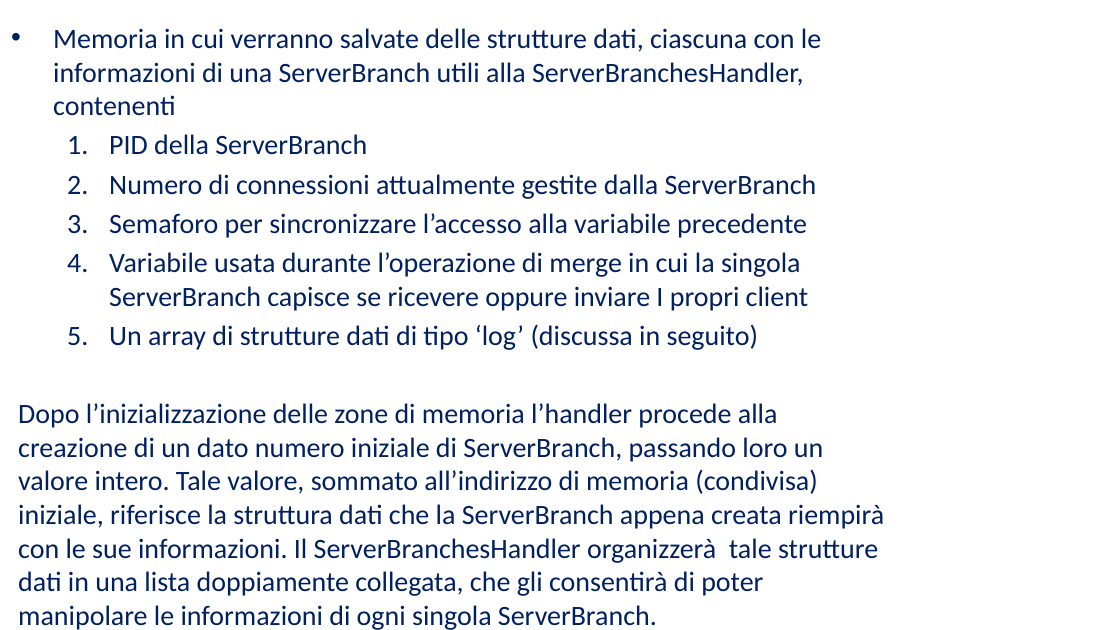
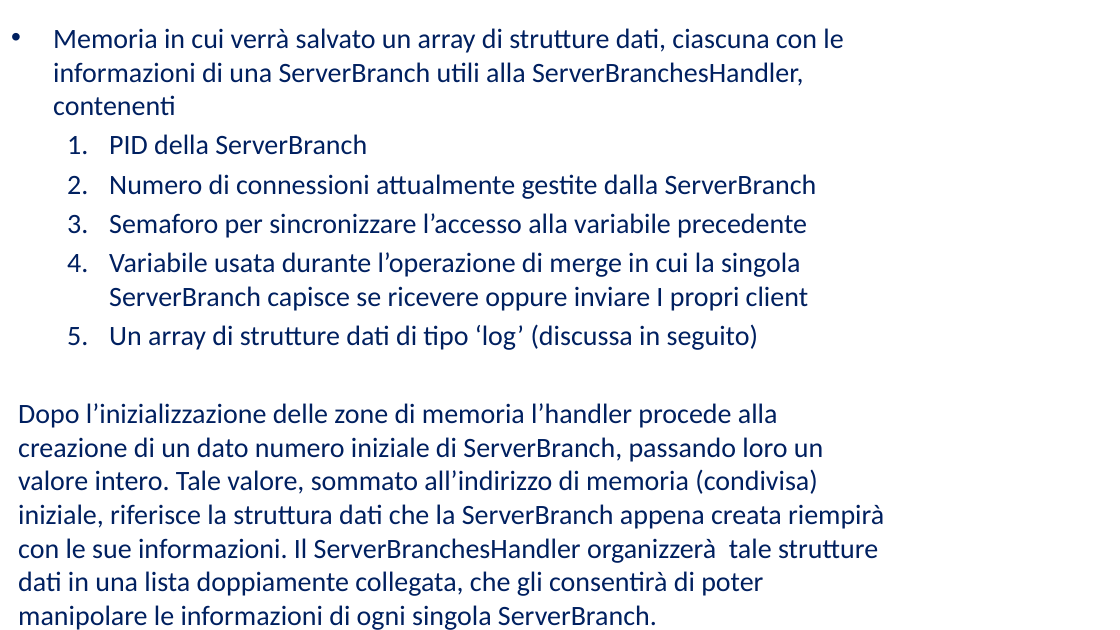
Before and after one commit to UltraLe/ServerWeb, a slide deck: slide 5 of RelazioneIIW.pptx. Drawn at 1120x630 pixels with LibreOffice and Linux fonts; fonts in the diff are those of the drawing; background and template pictures are left out. Boxes give left, top, right and bottom in pixels: in the first picture for what was removed or moved away, otherwise in the second. Text is boxed around its words. In the diff, an @@ line names an element or a change of style, - is before the commit and + after.

```diff
--- a/RelazioneIIW.pptx
+++ b/RelazioneIIW.pptx
@@ text at bbox=[53, 28, 843, 116]: text changed @@
-• Memoria in cui verranno salvate delle strutture dati, ciascuna con le informazioni di una ServerBranch utili alla ServerBranchesHandler, contenenti
+• Memoria in cui verrà salvato un array di strutture dati, ciascuna con le informazioni di una ServerBranch utili alla ServerBranchesHandler, contenenti
```
Also in this commit, not shown: 12 other slides changed.
